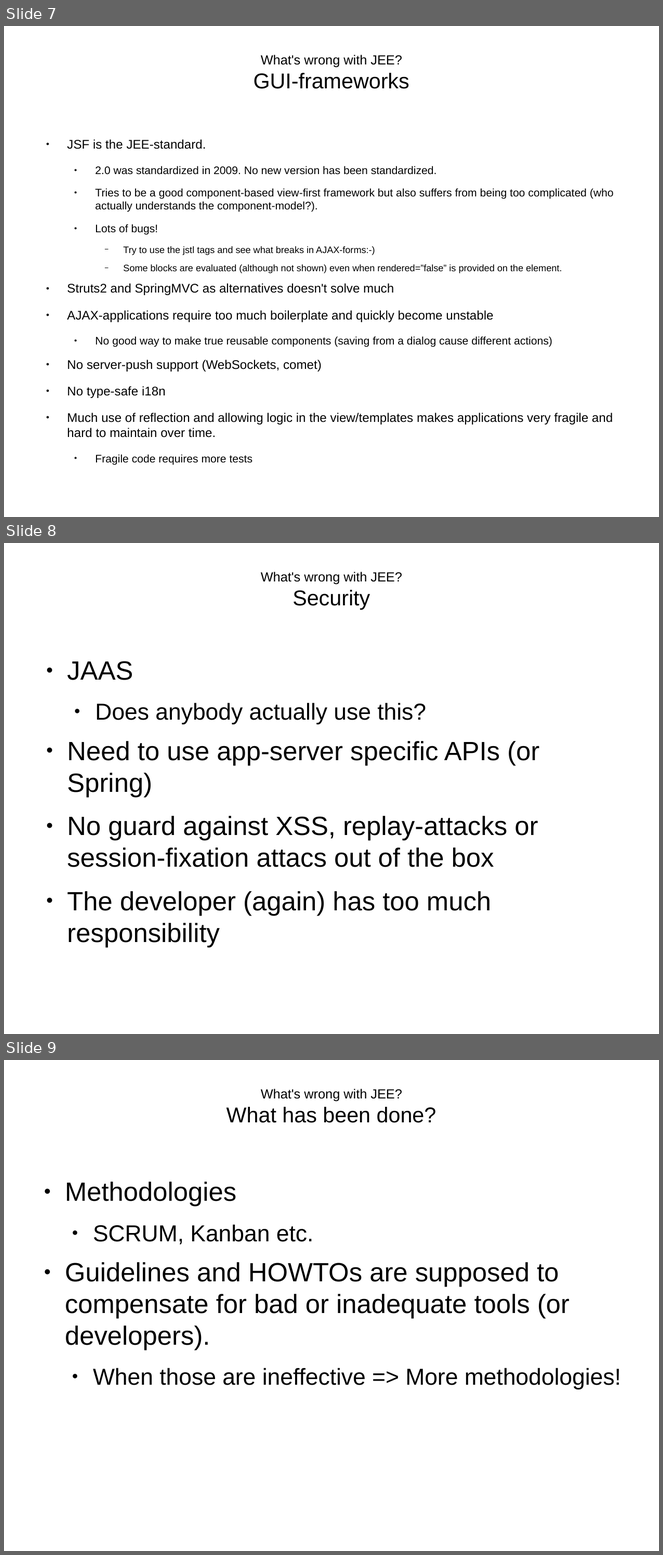
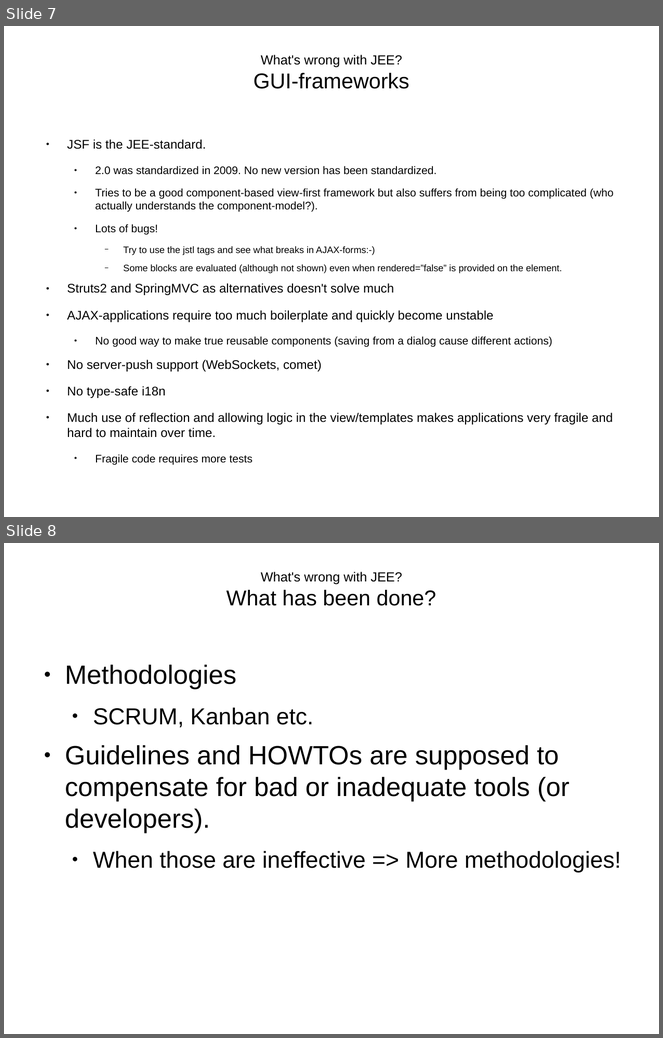
Before and after one commit to andreak/slol-2011, a slide deck: Scala-LiftOff-2011-lift-from-jee-perspective.odp. Shown one above the other, each under a label of ours: slides 7, 8 and 9 before the commit, slides 7 and 8 after it. The pictures are 663x1555 and 663x1038 pixels, drawn with LibreOffice and Linux fonts; fonts in the diff are those of the drawing. Boxes give left, top, right and bottom in pixels: in the first picture for what was removed or moved away, otherwise in the second. Text is boxed around its words. In the diff, an @@ line names an element or a change of style, - is before the commit and + after.

```diff
--- a/Scala-LiftOff-2011-lift-from-jee-perspective.odp
+++ b/Scala-LiftOff-2011-lift-from-jee-perspective.odp
@@ slide 8 removed at (4, 543, 659, 1034), background #FFFFFF @@
@@ title removed at (261, 572, 402, 610) @@
-What's wrong with JEE?
-Security
@@ text removed at (67, 661, 540, 916) @@
-● JAAS
-  ● Does anybody actually use this?
-● Need to use app-server specific APIs (or Spring)
-● No guard against XSS, replay-attacks or session-fixation attacs out of the box
-● The developer (again) has too much responsibility
@@ what was slide 9 is now slide 8 @@
```
Also in this commit, not shown: 6 slides changed, 1 slide added.
